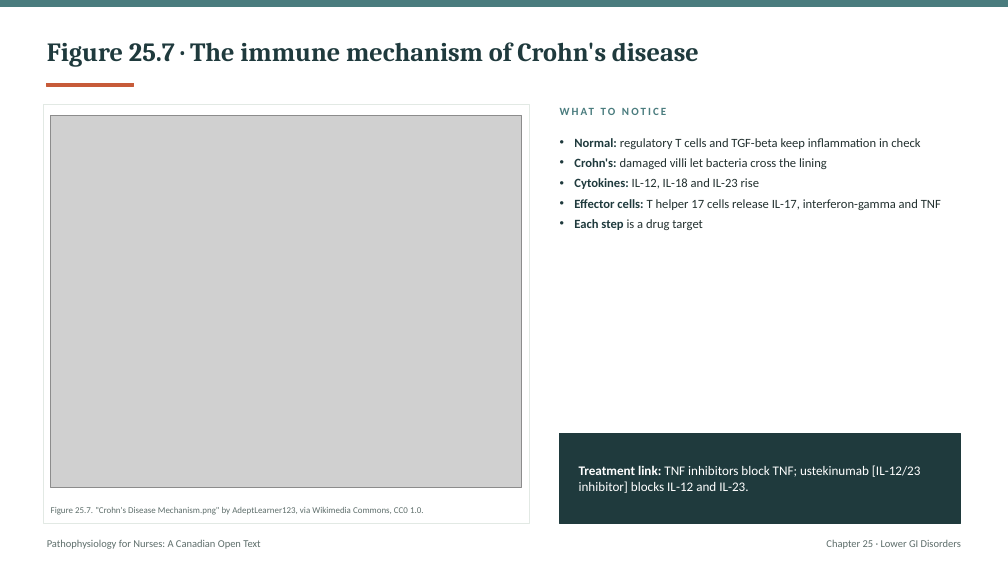
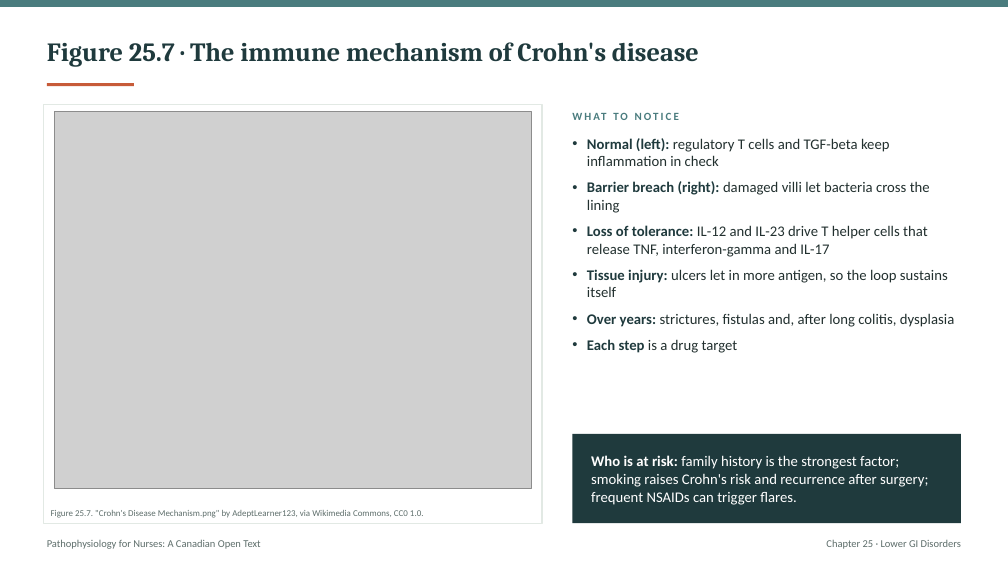
Before and after one commit to andrewleenl/opensourcenursing, a slide deck: slide 14 of Ch25_Lower_Gastrointestinal_Disorders_Lecture_Presentation.pptx (slide 11 before the commit). Drawn at 1008x567 pixels with LibreOffice and Linux fonts; fonts in the diff are those of the drawing; grey boxes stand for pictures. Boxes give left, top, right and bottom in pixels: in the first picture for what was removed or moved away, otherwise in the second. Text is boxed around its words. In the diff, an @@ line names an element or a change of style, - is before the commit and + after.

```diff
--- a/Ch25_Lower_Gastrointestinal_Disorders_Lecture_Presentation.pptx
+++ b/Ch25_Lower_Gastrointestinal_Disorders_Lecture_Presentation.pptx
@@ rectangle: place and size @@
-rectangle at <box>43,104,529,523</box>
+rectangle at <box>43,104,542,523</box>
@@ picture: place and size @@
-picture at <box>51,116,522,488</box>
+picture at <box>54,112,532,488</box>
@@ text "WHAT TO NOTICE": place and size @@
-text "WHAT TO NOTICE" at <box>560,104,961,127</box>
+text "WHAT TO NOTICE" at <box>572,104,961,127</box>
@@ text "WHAT TO NOTICE" at <box>572,104,961,127</box>: vertical alignment top to middle @@
@@ text "Normal (left): regulatory T cells ...": place and size @@
-text "Normal (left): regulatory T cells ..." at <box>574,138,941,230</box>
+text "Normal (left): regulatory T cells ..." at <box>587,138,954,353</box>
@@ text at <box>587,138,954,327</box>: text changed; size 12 to 14 pt @@
-• Normal: regulatory T cells and TGF-beta keep inflammation in check
-• Crohn's: damaged villi let bacteria cross the lining
-• Cytokines: IL-12, IL-18 and IL-23 rise
-• Effector cells: T helper 17 cells release IL-17, interferon-gamma and TNF
+• Normal (left): regulatory T cells and TGF-beta keep inflammation in check
+• Barrier breach (right): damaged villi let bacteria cross the lining
+• Loss of tolerance: IL-12 and IL-23 drive T helper cells that release TNF, interferon-gamma and IL-17
+• Tissue injury: ulcers let in more antigen, so the loop sustains itself
+• Over years: strictures, fistulas and, after long colitis, dysplasia
@@ text at <box>587,339,738,353</box>: size 12 to 14 pt in "Each step is a drug target"; more space between paragraphs @@
@@ rectangle: place and size @@
-rectangle at <box>560,434,961,523</box>
+rectangle at <box>572,434,961,523</box>
@@ rectangle at <box>572,434,961,523</box>: outline #1F3A3D 1 pt to none @@
@@ text at <box>591,455,928,505</box>: text changed; size 12.5 to 14 pt @@
-Treatment link: TNF inhibitors block TNF; ustekinumab [IL-12/23 inhibitor] blocks IL-12 and IL-23.
+Who is at risk: family history is the strongest factor; smoking raises Crohn's risk and recurrence after surgery; frequent NSAIDs can trigger flares.
```
Also in this commit, not shown: 29 other slides changed, 25 slides added, 20 slides removed, 2 other files.
